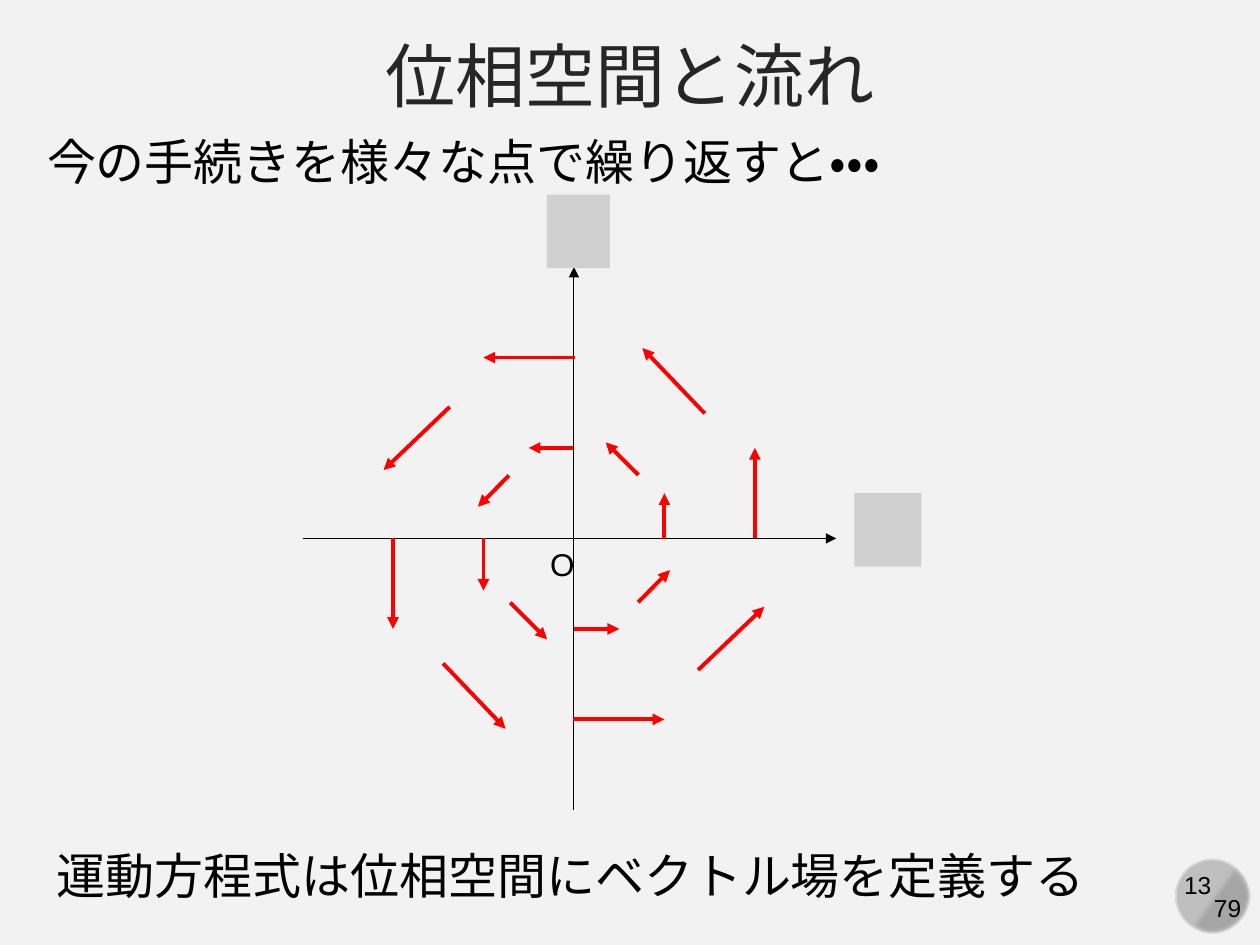
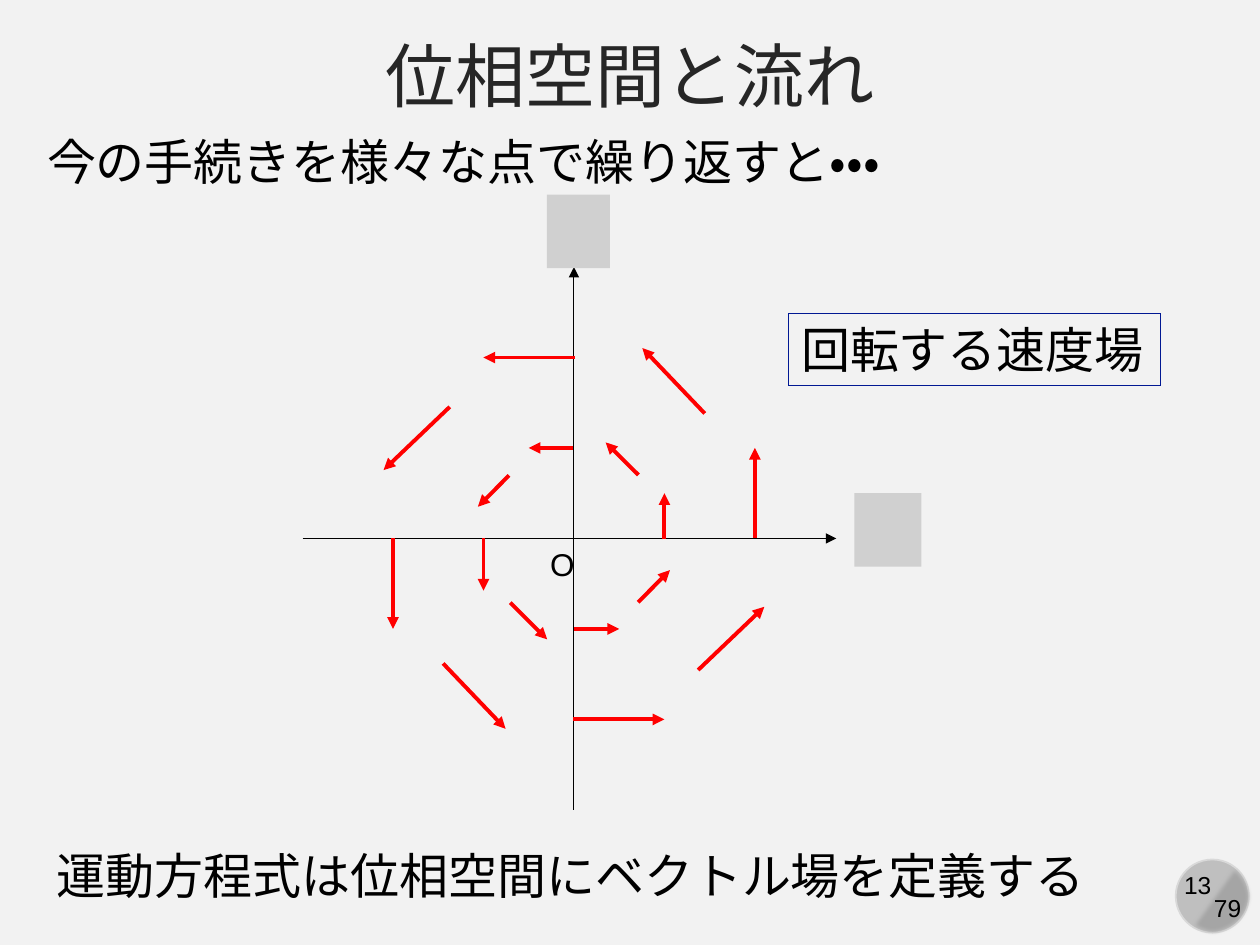
Before and after one commit to kaityo256/simulation_engineering, a slide deck: slide 13 of 05_md_basic/simulation05.pptx. Drawn at 1260x945 pixels with LibreOffice and Linux fonts; fonts in the diff are those of the drawing; grey boxes stand for pictures. Boxes give left, top, right and bottom in pixels: in the first picture for what was removed or moved away, otherwise in the second. Text is boxed around its words. In the diff, an @@ line names an element or a change of style, - is before the commit and + after.

```diff
--- a/05_md_basic/simulation05.pptx
+++ b/05_md_basic/simulation05.pptx
@@ rectangle added at [789, 314, 1160, 386], outline #011893 0.75 pt, 28 pt, text #000000 @@
+回転する速度場
```
Also in this commit, not shown: 14 slides added.
